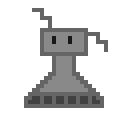
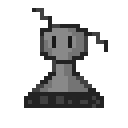
Revision of a layered 128 x 128 image; what changed, layer by layer:
painted on "Line" over [left=24, top=8, right=108, bottom=108]
painted on "Color" over [left=32, top=28, right=96, bottom=104]
